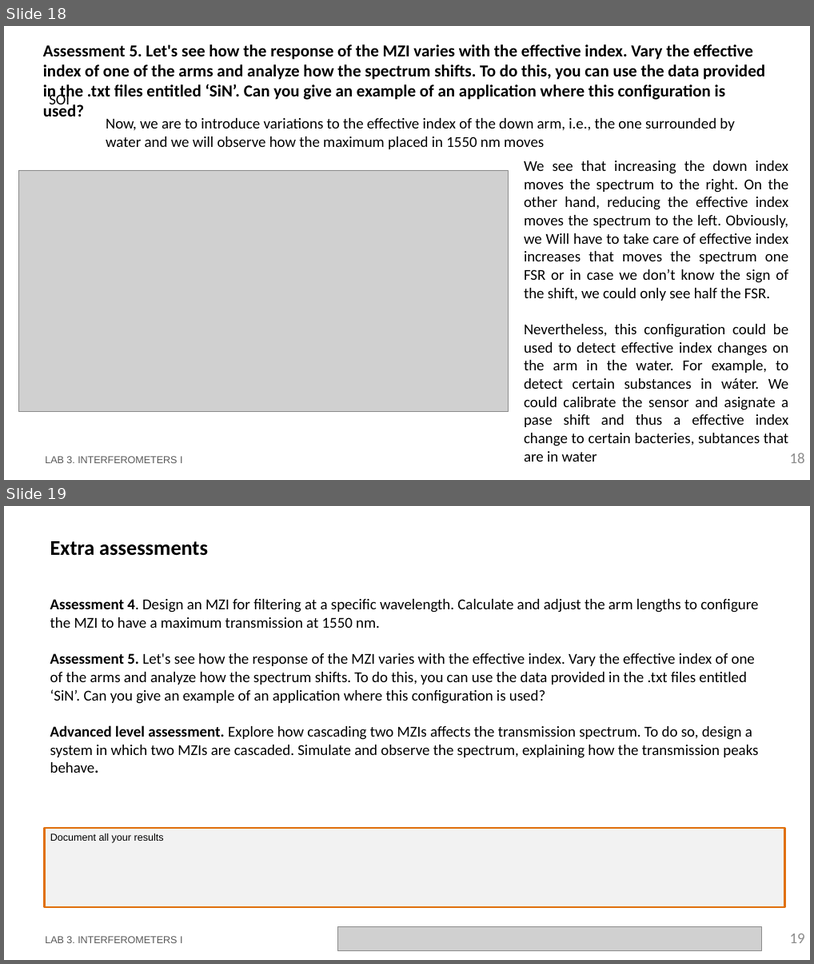
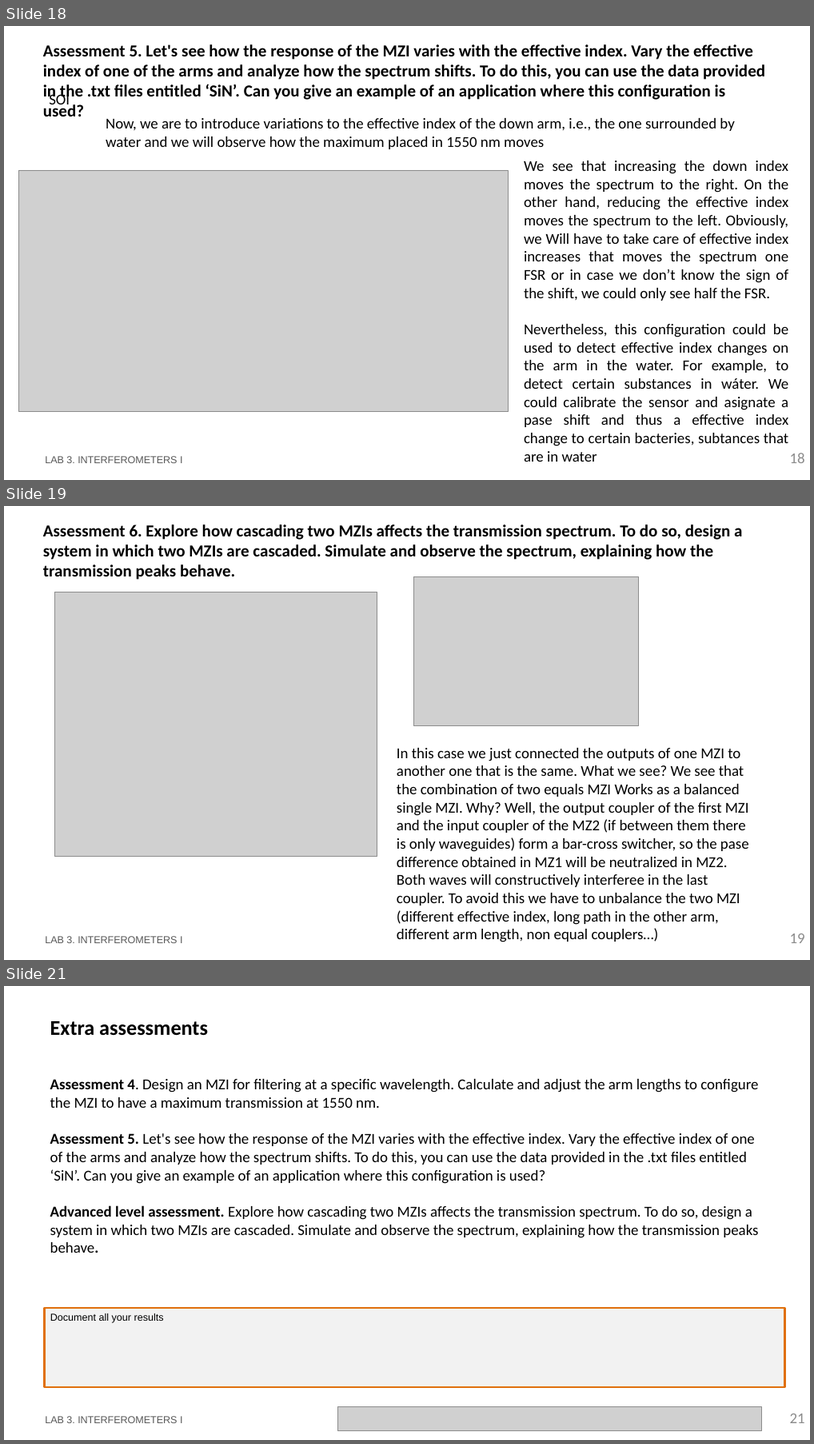
Before and after one commit to DBAEASE/pic-upv-lab3, a slide deck: LabBook_3.pptx. Shown one above the other, each under a label of ours: slides 18 and 19 before the commit, slides 18, 19 and 21 after it; the slides between them are not shown. The pictures are 814x964 and 814x1444 pixels, drawn with LibreOffice and Linux fonts; fonts in the diff are those of the drawing; grey boxes stand for pictures; background and template pictures are left out. Boxes give left, top, right and bottom in pixels: in the first picture for what was removed or moved away, otherwise in the second. Text is boxed around its words. In the diff, an @@ line names an element or a change of style, - is before the commit and + after.

```diff
--- a/LabBook_3.pptx
+++ b/LabBook_3.pptx
@@ slide 19 added at (4, 506, 810, 960), background #FFFFFF @@
@@ title added at (43, 524, 742, 580), 20 pt, text #000000, bold @@
+Assessment 6. Explore how cascading two MZIs affects the transmission spectrum. To do so, design a system in which two MZIs are cascaded. Simulate and observe the spectrum, explaining how the transmission peaks behave.
@@ picture added at (414, 576, 639, 725) @@
@@ picture added at (54, 592, 377, 856) @@
@@ text added at (397, 748, 750, 942), 18 pt, text #000000 @@
+In this case we just connected the outputs of one MZI to another one that is the same. What we see? We see that the combination of two equals MZI Works as a balanced single MZI. Why? Well, the output coupler of the first MZI and the input coupler of the MZ2 (if between them there is only waveguides) form a bar-cross switcher, so the pase difference obtained in MZ1 will be neutralized in MZ2. Both waves will constructively interferee in the last coupler. To avoid this we have to unbalance the two MZI (different effective index, long path in the other arm, different arm length, non equal couplers…)
@@ text added at (45, 936, 182, 943), 12 pt, text #585858 @@
+LAB 3. INTERFEROMETERS I
@@ page number added at (790, 933, 806, 943), 18 pt, text #8C8C8C @@
+19
@@ what was slide 19 is now slide 21 @@
@@ page number at (790, 1413, 806, 1423): text changed @@
-19
+21
```
Also in this commit, not shown: 1 other slide added, 1 other file.
